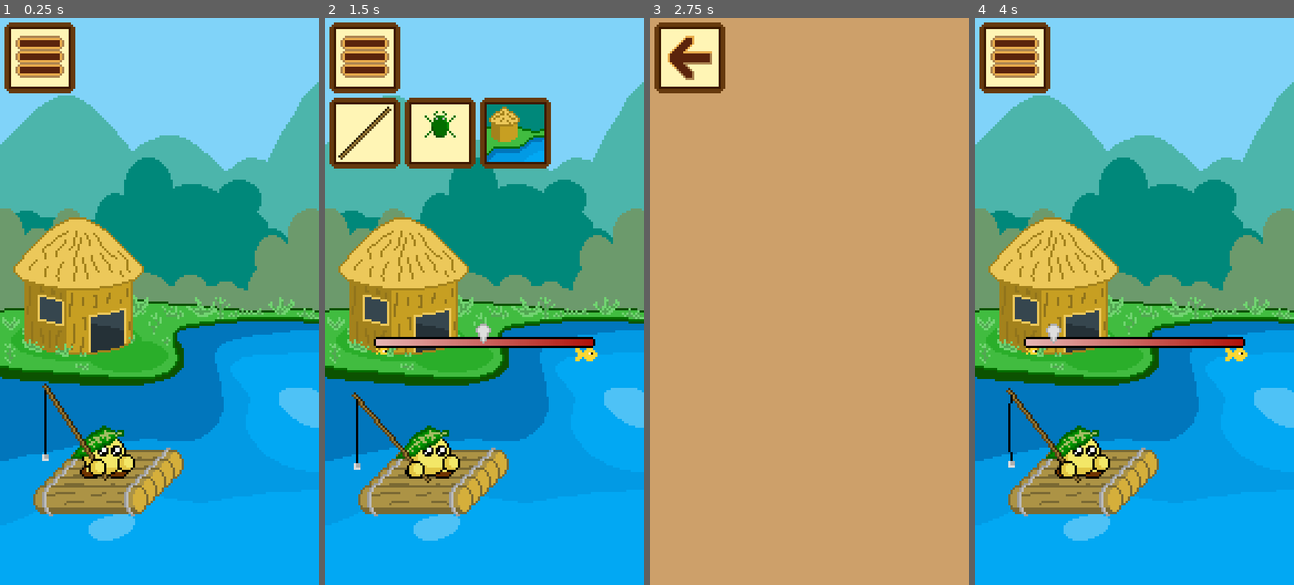
Above: before the commit, frames 1-4 (left to right).
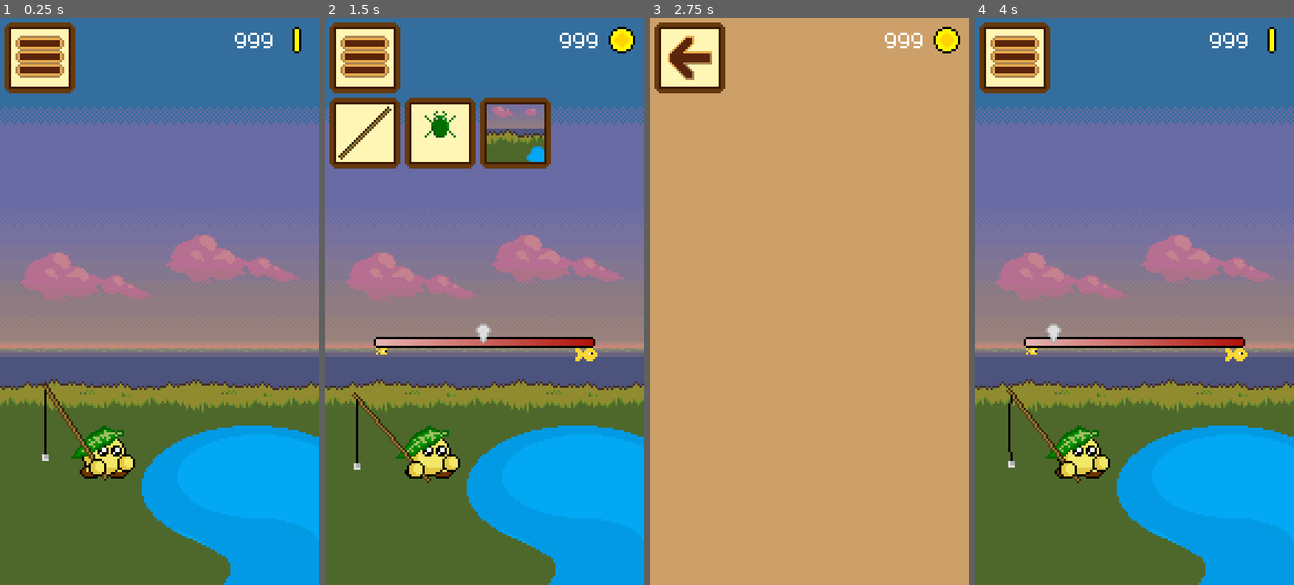
Above: after the commit, the same moments.

Repository: tsredanovic/pixquarium_v03
Game: Godot game, scene res://Main.tscn
Two runs of this game, one before a commit and one after it. Both use one fixed random seed, a clock stepped at 60 frames per second and the inputs below.
Inputs (mouse positions are in pixels of both pictures, inside the frame that each line leads up to):
- Up to frame 1 (0.25 s): no input
- Up to frame 2 (1.5 s): move the mouse to (484, 454) at 0.52 s; click (484, 454) at 0.67 s; click (363, 57) at 1.25 s
- Up to frame 3 (2.75 s): click (688, 131) at 2 s
- Up to frame 4 (4 s): click (1013, 57) at 2.75 s; move the mouse to (1070, 329) at 3.52 s; click (1070, 329) at 3.67 s

The runs differ from the first frame. In frame 1, 84% of the frame differs, in the area x 0-100%, y 0-100%; in frame 2, 76%; in frame 3, 0.4%; in frame 4, 83%.

Commit message:
pouch with coins

Diff:
--- a/src/Main.gd
+++ b/src/Main.gd
@@ -20,11 +20,17 @@
 onready var state = {
 	"rod": ROD.BLACK,
 	"bait": BAIT.GREEN,
-	"location": LOCATION.HUT
+	"location": LOCATION.POND
 }
+
+# INSTANCE POUCH
+func instance_pouch():
+	var pouch = preload("res://Pouch/Pouch.tscn").instance()
+	add_child(pouch)
 
 # INSTANCE GAME
 func instance_game():
+	instance_pouch()
 	instance_game_buttons()
 	instance_game_location()
 	instance_player()
@@ -53,6 +59,7 @@
 func instance_shop_rod():
 	var shop_rod = preload("res://Shops/ShopRod.tscn").instance()
 	add_child(shop_rod)
+	instance_pouch()
 	instance_back_button()
 
 # KILL ALL CHILDREN
--- /dev/null
+++ b/src/Pouch/Pouch.tscn
@@ -0,0 +1,48 @@
+[gd_scene load_steps=8 format=2]
+
+[ext_resource path="res://Pouch/Coin1.png" type="Texture" id=1]
+[ext_resource path="res://Pouch/Coin4.png" type="Texture" id=2]
+[ext_resource path="res://Pouch/Coin2.png" type="Texture" id=3]
+[ext_resource path="res://Pouch/Coin3.png" type="Texture" id=4]
+[ext_resource path="res://Fonts/m5x7.ttf" type="DynamicFontData" id=5]
+
+[sub_resource type="SpriteFrames" id=1]
+animations = [ {
+"frames": [ ExtResource( 1 ), ExtResource( 3 ), ExtResource( 4 ), ExtResource( 2 ) ],
+"loop": true,
+"name": "idle",
+"speed": 5.0
+} ]
+
+[sub_resource type="DynamicFont" id=2]
+font_data = ExtResource( 5 )
+
+[node name="Pouch" type="Control"]
+anchor_right = 1.0
+anchor_bottom = 1.0
+margin_left = 36.0
+margin_top = 2.0
+margin_right = -2.0
+margin_bottom = -222.0
+__meta__ = {
+"_edit_use_anchors_": false
+}
+
+[node name="CoinSprite" type="AnimatedSprite" parent="."]
+position = Vector2( 90, 0 )
+frames = SubResource( 1 )
+animation = "idle"
+frame = 1
+playing = true
+centered = false
+
+[node name="CoinCount" type="Label" parent="."]
+margin_top = 1.0
+margin_right = 88.0
+margin_bottom = 14.0
+custom_fonts/font = SubResource( 2 )
+text = "999"
+align = 2
+__meta__ = {
+"_edit_use_anchors_": false
+}
Binary file added: src/Pouch/Coin1.png
Not shown, added: src/Pouch/Coin1.png.import
Binary file added: src/Pouch/Coin2.png
Not shown, added: src/Pouch/Coin2.png.import
Binary file added: src/Pouch/Coin3.png
Not shown, added: src/Pouch/Coin3.png.import
Binary file added: src/Pouch/Coin4.png
Not shown, added: src/Pouch/Coin4.png.import
